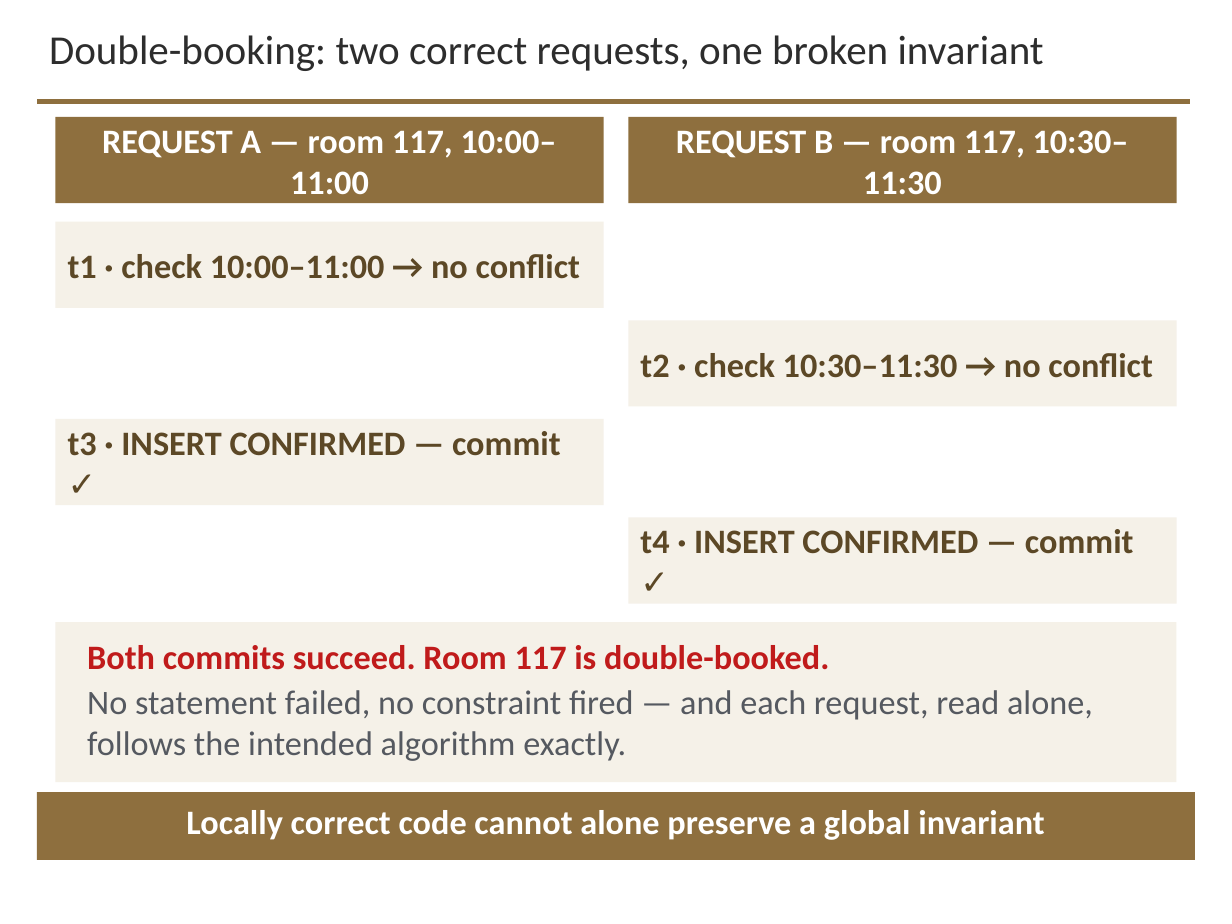
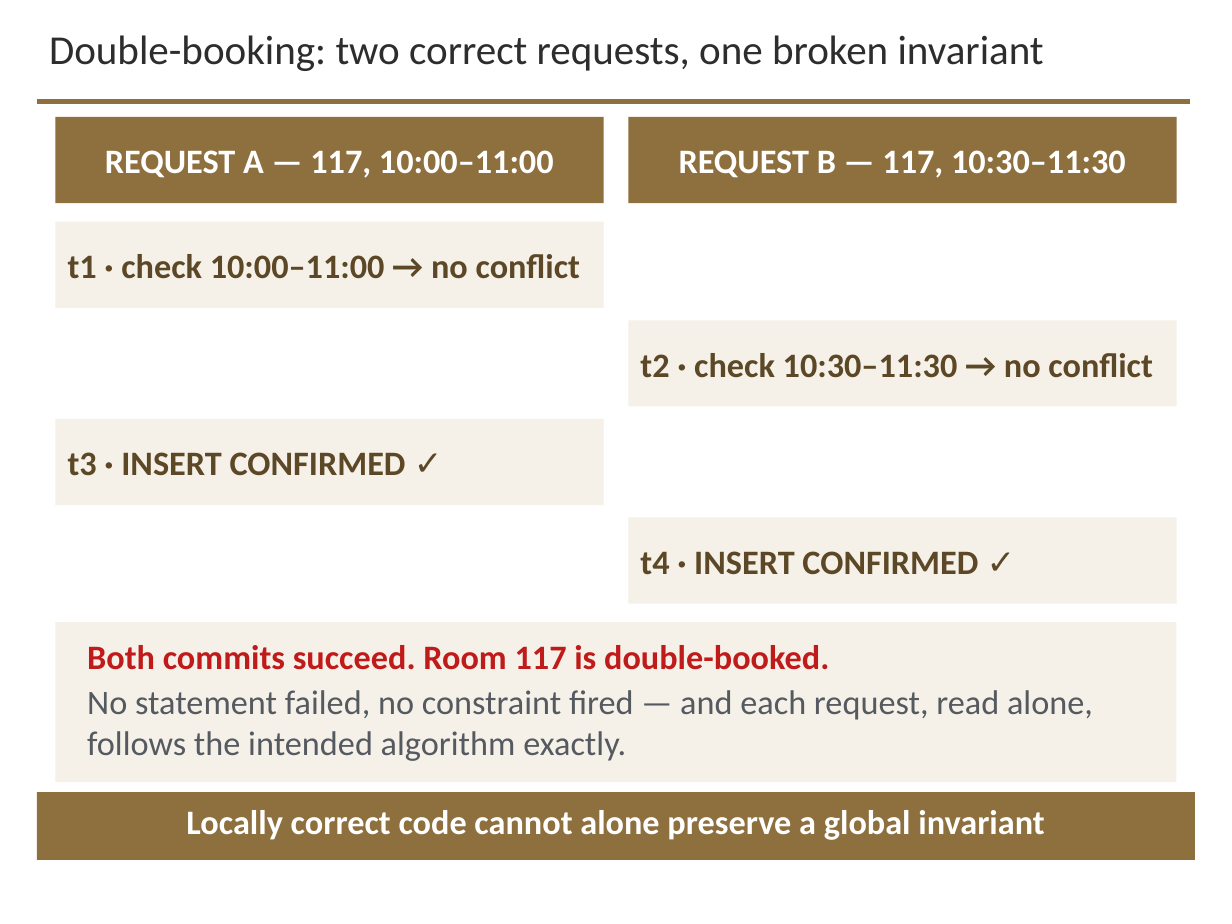
Before and after one commit to davisjam/model-based-agentic-software-engineering, a slide deck: slide 19 of course/lectures/act-3-software-in-the-world/02-compute-environments-and-data-management/3-2-Data-Management.pptx. Drawn at 1232x924 pixels with LibreOffice and Linux fonts; fonts in the diff are those of the drawing; background and template pictures are left out. Boxes give left, top, right and bottom in pixels: in the first picture for what was removed or moved away, otherwise in the second. Text is boxed around its words. In the diff, an @@ line names an element or a change of style, - is before the commit and + after.

```diff
--- a/course/lectures/act-3-software-in-the-world/02-compute-environments-and-data-management/3-2-Data-Management.pptx
+++ b/course/lectures/act-3-software-in-the-world/02-compute-environments-and-data-management/3-2-Data-Management.pptx
@@ text in rectangle at <box>105,150,554,178</box>: text changed @@
-REQUEST A — room 117, 10:00–11:00
+REQUEST A — 117, 10:00–11:00
@@ text in rectangle at <box>679,150,1126,178</box>: text changed @@
-REQUEST B — room 117, 10:30–11:30
+REQUEST B — 117, 10:30–11:30
@@ text in rectangle at <box>68,452,406,476</box>: text changed @@
-t3 · INSERT CONFIRMED — commit ✓
+t3 · INSERT CONFIRMED ✓
@@ text in rectangle at <box>640,551,978,575</box>: text changed @@
-t4 · INSERT CONFIRMED — commit ✓
+t4 · INSERT CONFIRMED ✓
```
Also in this commit, not shown: 10 other slides changed.
